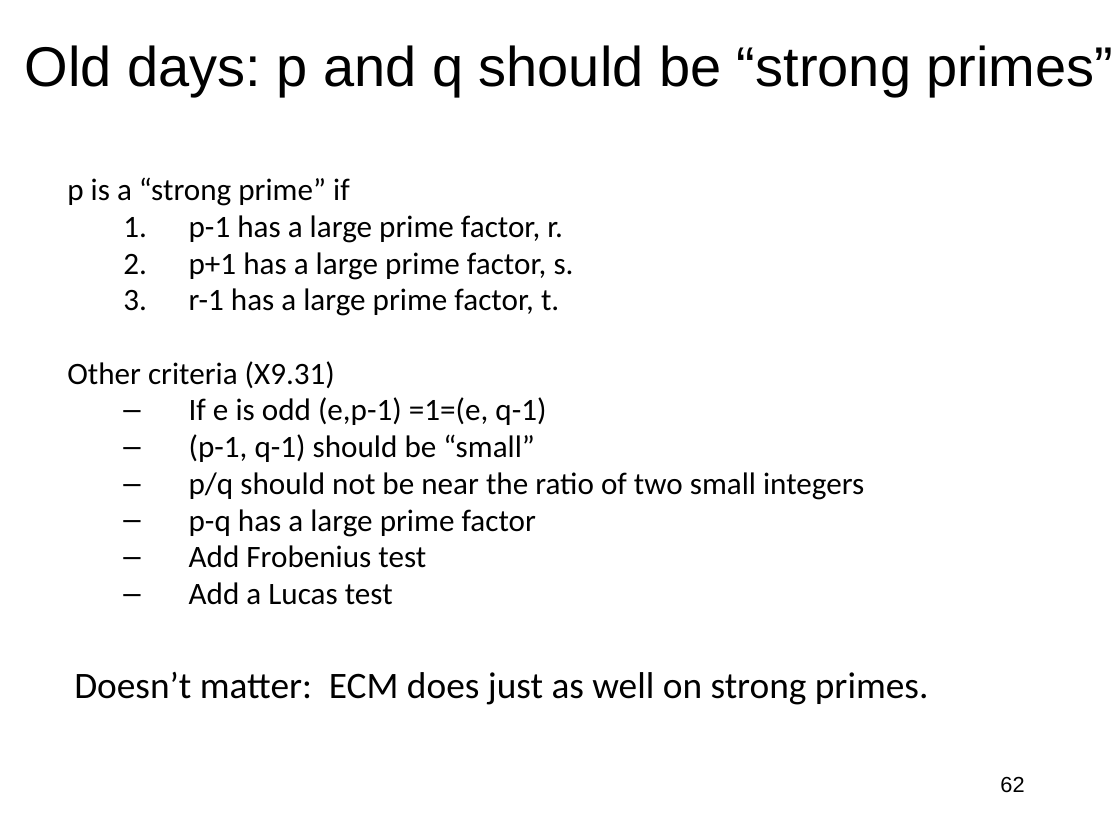
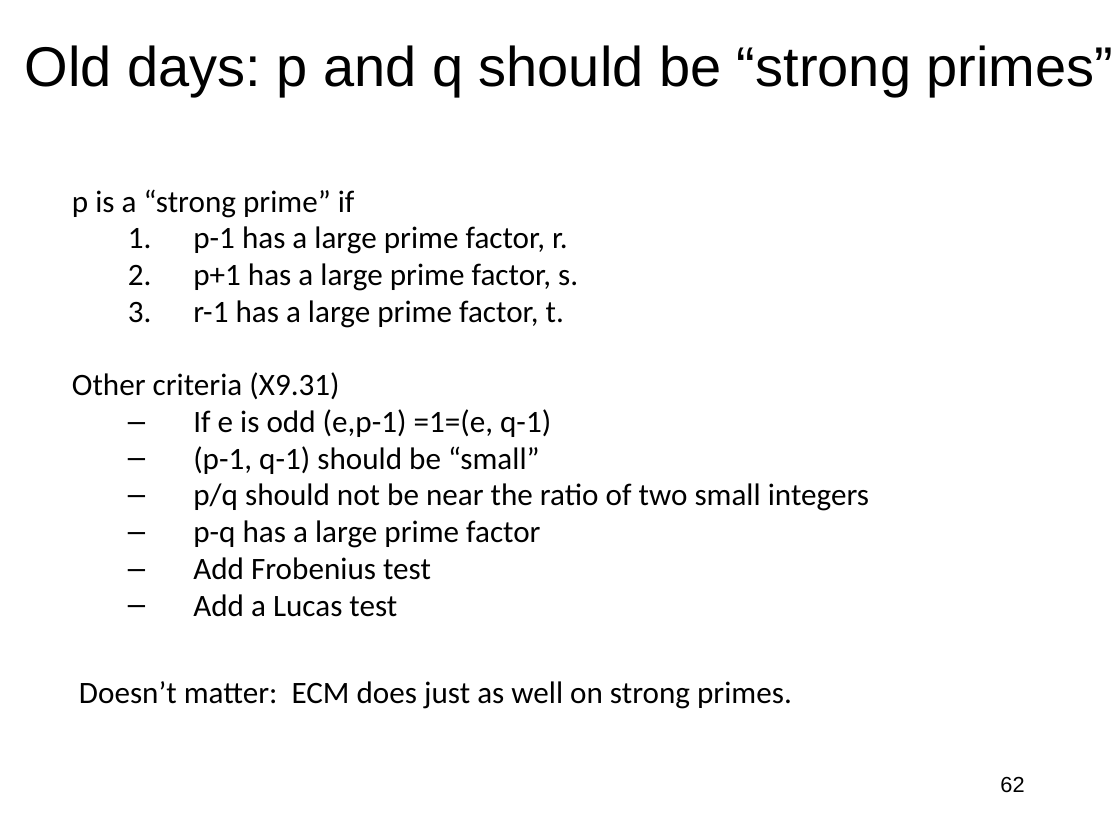
Before and after one commit to jlmucb/class_notes, a slide deck: slide 62 of BerkeleyClass/CS290Spring2013/Lectures/Cryptoclass7.pptx. Drawn at 1120x840 pixels with LibreOffice and Linux fonts; fonts in the diff are those of the drawing. Boxes give left, top, right and bottom in pixels: in the first picture for what was removed or moved away, otherwise in the second. Text is boxed around its words. In the diff, an @@ line names an element or a change of style, - is before the commit and + after.

```diff
--- a/BerkeleyClass/CS290Spring2013/Lectures/Cryptoclass7.pptx
+++ b/BerkeleyClass/CS290Spring2013/Lectures/Cryptoclass7.pptx
@@ text "p is a “strong prime” ...": place and size @@
-text "p is a “strong prime” ..." at [67, 178, 929, 705]
+text "p is a “strong prime” ..." at [72, 189, 869, 709]
@@ text at [79, 681, 792, 709]: size 24 to 20 pt in "Doesn’t matter: ECM does just as well ..." @@
```
Also in this commit, not shown: 5 other slides changed, 11 other files.
